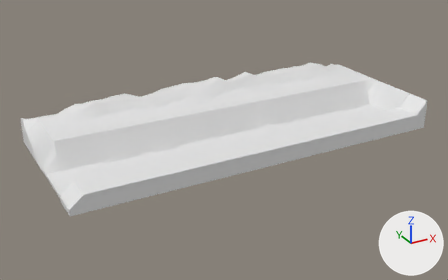
Two versions of the Blender file art/src/decor/ditch_lod1.blend, one commit apart.
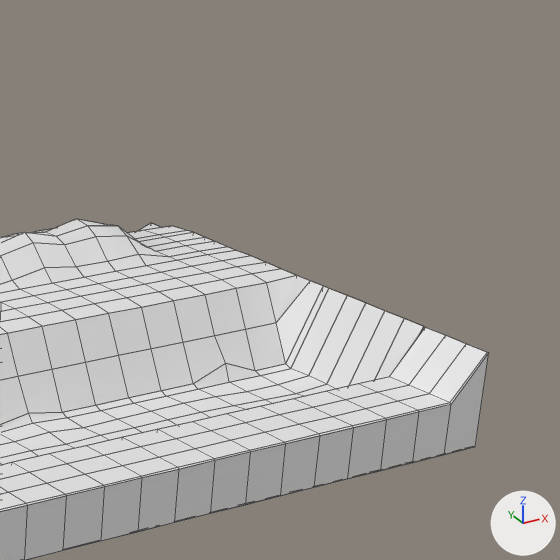
The first picture shows the older version from a 50 mm camera at (-2.28, -4.04, 1.86) aimed at (-0.08, -0.05, -0.13). The close-ups show the older and then the newer version on the part from 64% to 100% of the width and 0% to 57% of the height of that picture. Only the edits that show in the close-ups are written down. Arrows for +X, +Y and +Z are at lower right; the lights stay in place. The close-ups show mesh edges as thin lines.

Objects in the first close-up: 'ditch'.
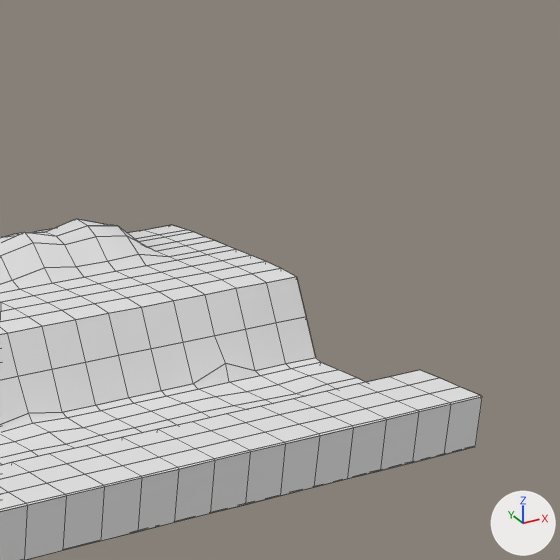
Location of each change, [x1, y1, x2, y2] in pixels of the close-ups (560 x 560 px; the box of a moved part takes in the faces that stretch with it):
'ditch', reshaped
    before: [0, 219, 489, 560]
    after: [0, 219, 482, 560]
part 1 of me_ditch, moved or reshaped
    before: [291, 288, 424, 389]
    after: [292, 362, 365, 389]
part 2 of me_ditch, moved or reshaped
    before: [286, 286, 329, 369]
    after: [286, 358, 320, 369]
part 3 of me_ditch, moved or reshaped
    before: [389, 327, 489, 455]
    after: [391, 370, 482, 455]
part 4 of me_ditch, moved or reshaped
    before: [267, 275, 323, 363]
    after: [267, 277, 316, 364]
part 5 of me_ditch, moved or reshaped (not visible afterwards)
    before: [139, 223, 160, 231]

The edits, one by one:
me_ditch has 3540 vertices, 885 faces and spans x -1.5..1.5, y -0.63..0.63, z -0.13..0.24.
me_ditch is used by ob_ditch; location (0.0, 0.0, 0.0).
Before the commit, vertices of me_ditch: 3230 (1.5, 0.63, 0.09) at pixel (151, 222), 3237 (1.5, 0.63, 0.09) at pixel (151, 222), 3534 (1.5, 0.63, 0.09) at pixel (151, 222).
me_ditch part 1: 24 of the vertices in x 1.5, y -0.43..-0.09, z 0.11 are moved by (0.0, 0.0, -0.2).
me_ditch part 2: all 4 vertices in x 1.5, y -0.07, z 0.11 are moved by (0.0, 0.0, -0.19).
me_ditch part 3: 19 of the vertices in x 1.5, y -0.63..-0.43, z 0.11 are moved by (0.0, 0.0, -0.11).
me_ditch part 4: all 4 vertices in x 1.5, y -0.02, z 0.11 are moved by (0.0, 0.0, -0.1).
Part 5, on me_ditch:
Vertices 3230, 3237, 3534 of me_ditch move by (0.0, 0.0, -0.04).
